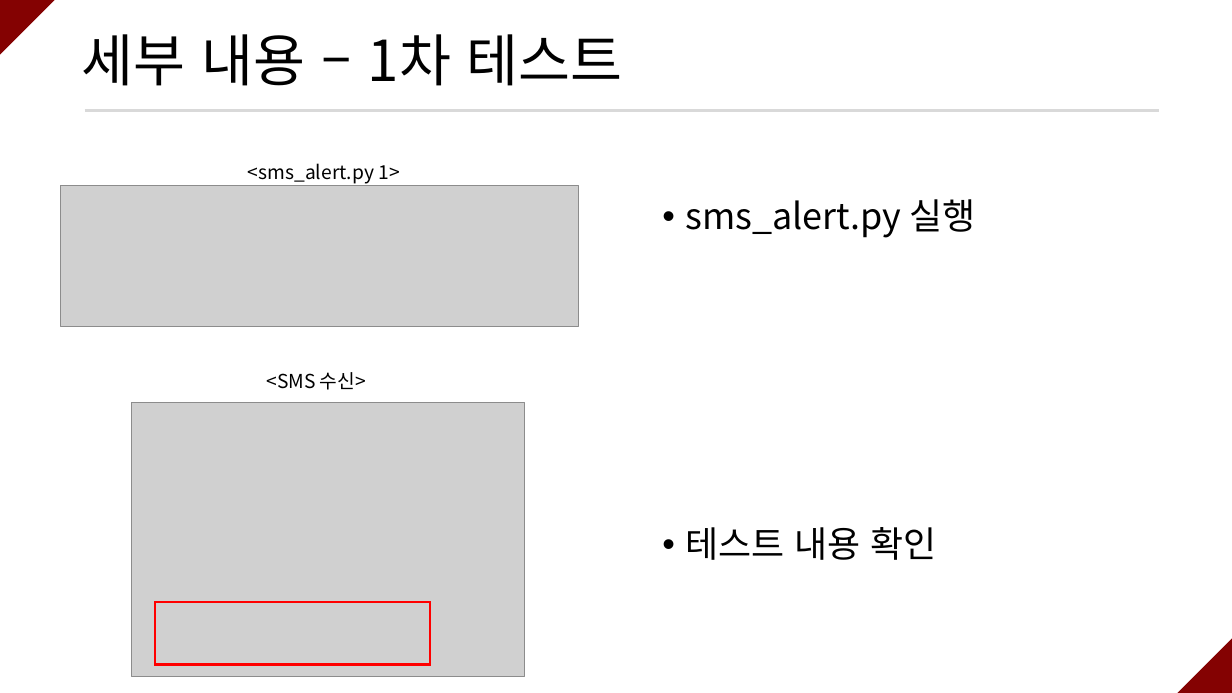
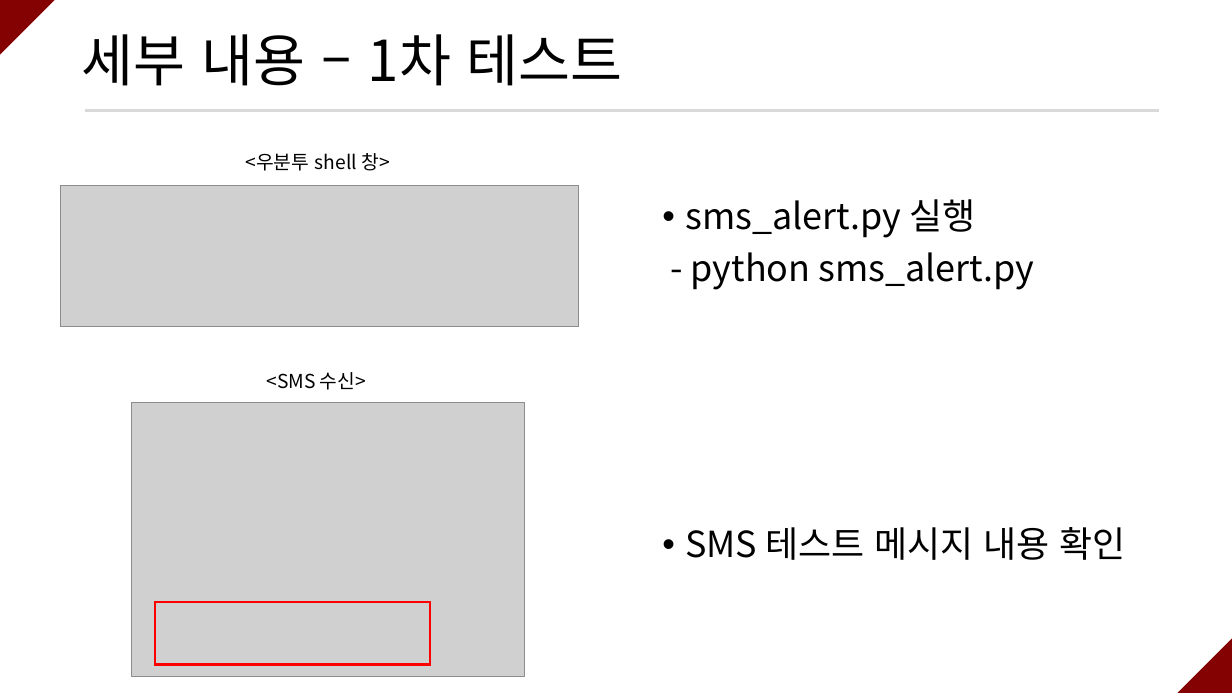
Before and after one commit to ramieeee/self_learning, a slide deck: slide 15 of semi_projects/보안탐지 및 SMS 알람/연람희_보안탐지 및 SMS 알람.pptx (slide 14 before the commit). Drawn at 1232x693 pixels with LibreOffice and Linux fonts; fonts in the diff are those of the drawing; grey boxes stand for pictures. Boxes give left, top, right and bottom in pixels: in the first picture for what was removed or moved away, otherwise in the second. Text is boxed around its words. In the diff, an @@ line names an element or a change of style, - is before the commit and + after.

Commit message:
Modify SMS alert project ppt file with diagrams

```diff
--- a/semi_projects/보안탐지 및 SMS 알람/연람희_보안탐지 및 SMS 알람.pptx
+++ b/semi_projects/보안탐지 및 SMS 알람/연람희_보안탐지 및 SMS 알람.pptx
@@ text at [245,153,389,171]: text changed @@
-<sms_alert.py 1>
+<우분투 shell 창>
@@ text at [691,252,1035,290]: paragraph added @@
+- python sms_alert.py
@@ text at [685,527,1126,560]: text changed @@
-• 테스트 내용 확인
+• SMS 테스트 메시지 내용 확인
```
Also in this commit, not shown: 5 other slides changed, 1 slide added, 3 other files.
